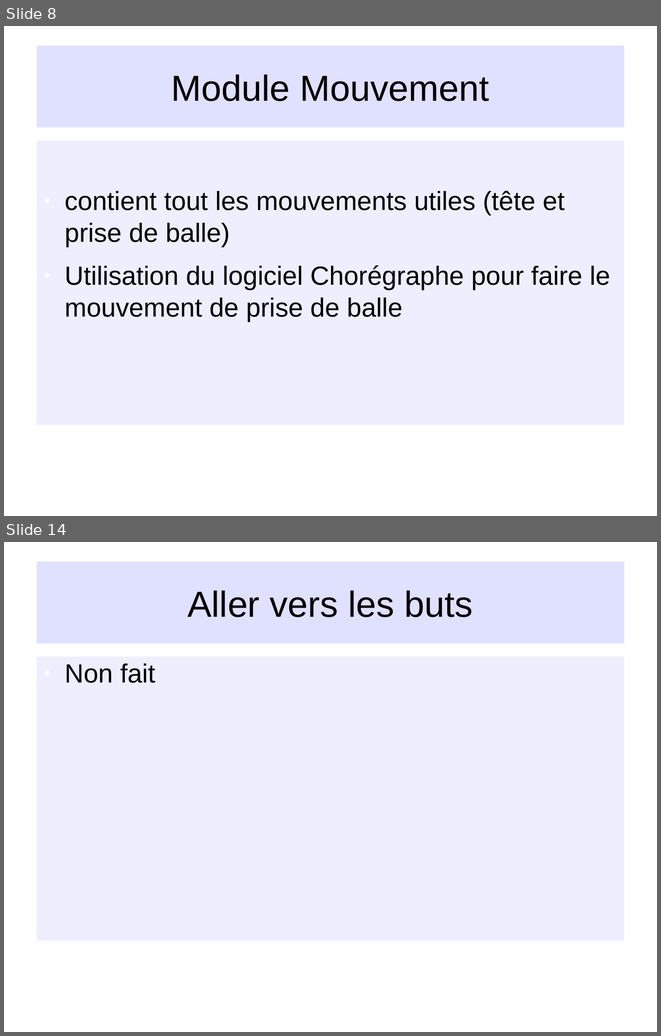
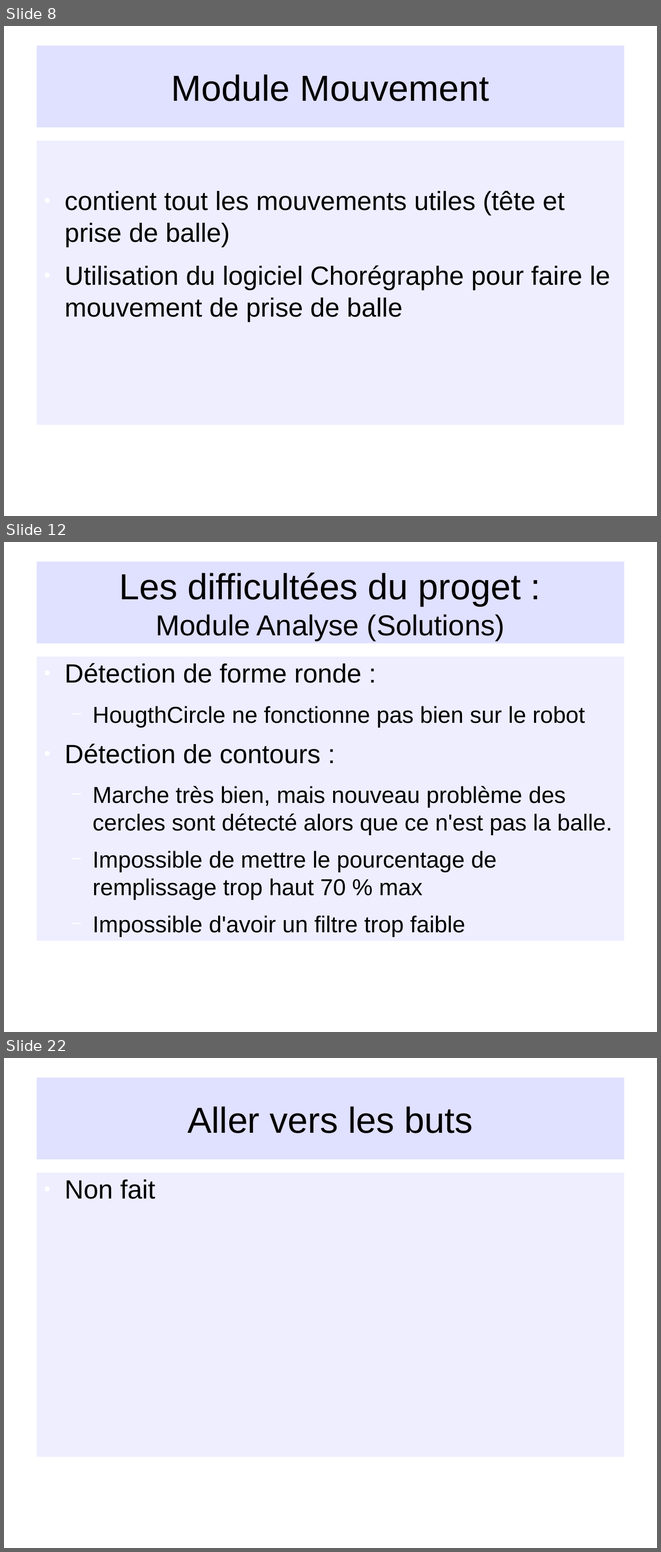
Before and after one commit to NesKaphe/nao-p7, a slide deck: documents/diaporama/diapo_nao.odp. Shown one above the other, each under a label of ours: slides 8 and 14 before the commit, slides 8, 12 and 22 after it; the slides between them are not shown. The pictures are 661x1036 and 661x1552 pixels, drawn with LibreOffice and Linux fonts; fonts in the diff are those of the drawing; background and template pictures are left out. Boxes give left, top, right and bottom in pixels: in the first picture for what was removed or moved away, otherwise in the second. Text is boxed around its words. In the diff, an @@ line names an element or a change of style, - is before the commit and + after.

```diff
--- a/documents/diaporama/diapo_nao.odp
+++ b/documents/diaporama/diapo_nao.odp
@@ slide 12 added at [4,542,657,1032], background picture (left out) @@
@@ title added at [36,562,625,643], fill #CCCCFF at 60% opacity, 44 pt, text #000000 @@
+Les difficultées du proget :
+Module Analyse (Solutions)
@@ text added at [36,656,625,941], fill #E6E6FF at 65% opacity, 28 pt, text #000000 @@
+● Détection de forme ronde :
+  − HougthCircle ne fonctionne pas bien sur le robot
+● Détection de contours :
+  − Marche très bien, mais nouveau problème des cercles sont détecté alors que ce n'est pas la balle.
+  − Impossible de mettre le pourcentage de remplissage trop haut 70 % max
+  − Impossible d'avoir un filtre trop faible
@@ what was slide 14 is now slide 22 @@
```
Also in this commit, not shown: 6 slides changed, 7 other slides added, 13 other files.
